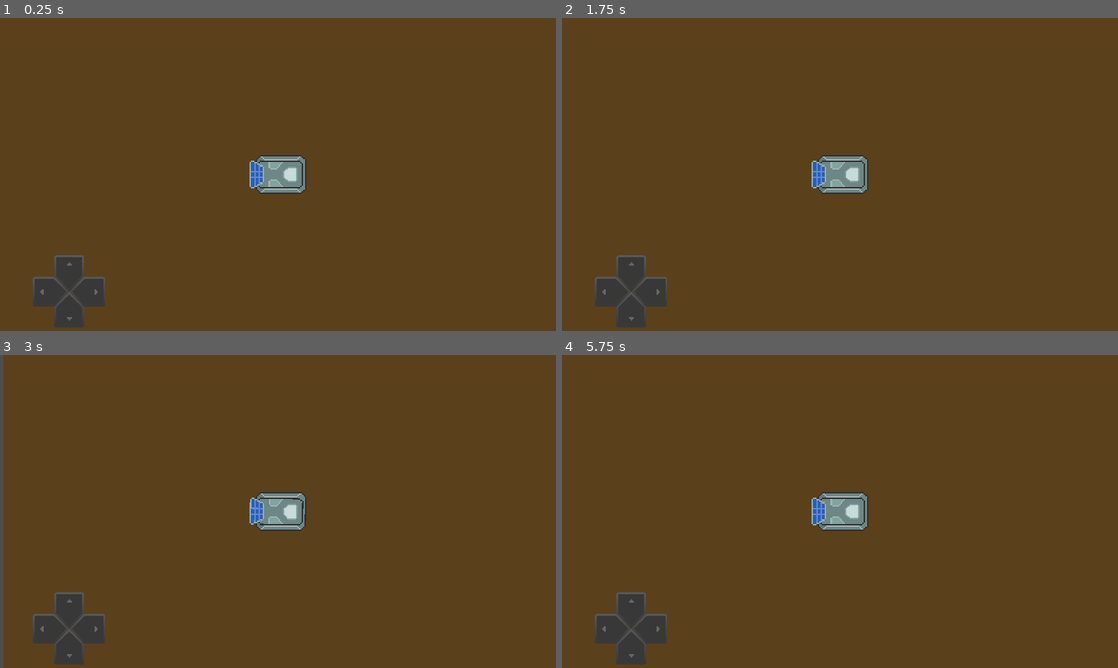
Above: before the commit, frames 1-4 (two rows, left to right).
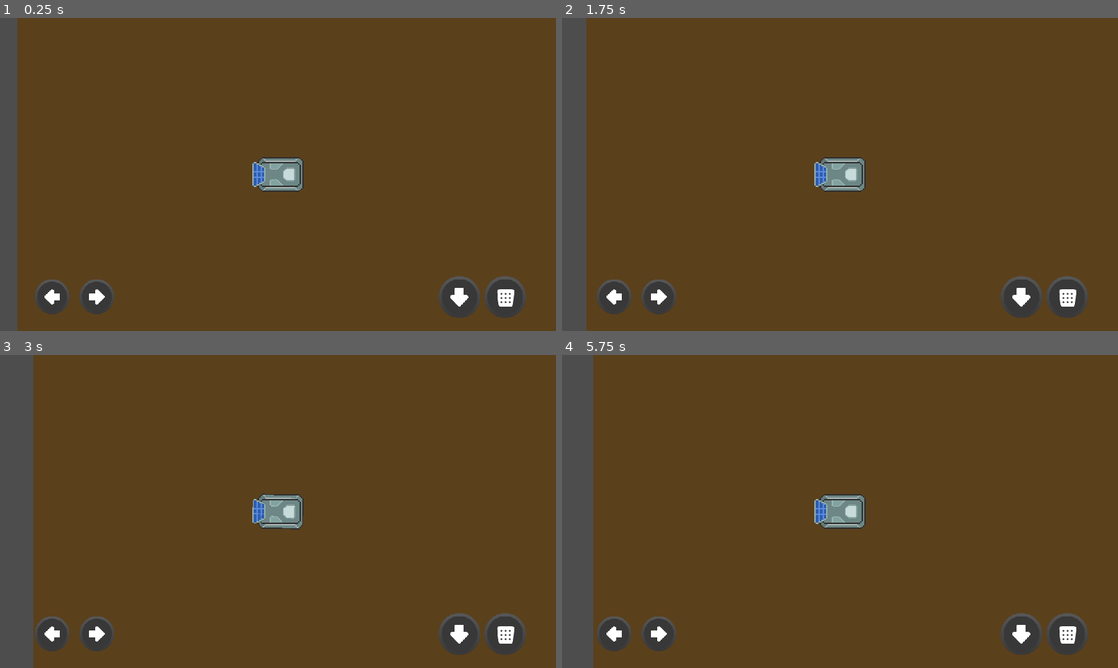
Above: after the commit, the same moments.

Repository: SHADOW-077/Beyond-Earth--The-Last-Mission
Game: Godot game, scene res://scenes/level_1.tscn
Two runs of this game, one before a commit and one after it. Both use one fixed random seed, a clock stepped at 60 frames per second and the inputs below.
Inputs:
- Up to frame 1 (0.25 s): no input
- Up to frame 2 (1.75 s): tap Enter at 0.5 s; hold D (move_right) 0.53-1.28 s; tap Space at 1.25 s; hold S (move_backward) from 1.28 s (still down)
- Up to frame 3 (3 s): release S (move_backward) at 2.03 s; hold D (move_right) 2.03-2.78 s; tap Enter at 2.75 s; hold W (move_forward) from 2.78 s (still down)
- Up to frame 4 (5.75 s): tap Space at 3.5, 5 s; release W (move_forward) at 3.53 s; hold A (move_left) 3.53-5.03 s; tap Enter at 4.25 s; hold S (move_backward) from 5.03 s (still down)

The runs differ from the first frame. In frame 1, 7.0% of the frame differs, in the area x 0-95%, y 0-100%; in frame 2, 8.2%; in frame 3, 9.2%; in frame 4, 9.5%.

Commit message:
updated touch screen controls

Diff:
--- a/project.godot
+++ b/project.godot
@@ -17,6 +17,8 @@
 
 [display]
 
+window/size/viewport_width=1280
+window/size/viewport_height=720
 window/stretch/mode="canvas_items"
 
 [input]
--- a/scenes/controls.tscn
+++ b/scenes/controls.tscn
@@ -1,27 +1,30 @@
 [gd_scene load_steps=5 format=3 uid="uid://62ctxi7u7tn6"]
 
-[ext_resource type="Texture2D" uid="uid://dcs3ibwlt7n21" path="res://assets/ui/dpad_up.png" id="1_iq0dj"]
-[ext_resource type="Texture2D" uid="uid://bi4emv1u7rp34" path="res://assets/ui/dpad_down.png" id="2_lehxj"]
-[ext_resource type="Texture2D" uid="uid://3vw1bwubca0k" path="res://assets/ui/dpad_left.png" id="3_0mqp3"]
-[ext_resource type="Texture2D" uid="uid://dor6uxhvbwp6u" path="res://assets/ui/dpad_right.png" id="4_ye04m"]
+[ext_resource type="Texture2D" uid="uid://whr5p27kmsoo" path="res://assets/ui/accelerator.png" id="1_e82yc"]
+[ext_resource type="Texture2D" uid="uid://c4fqvj3tqjlbi" path="res://assets/ui/down.png" id="2_q81bv"]
+[ext_resource type="Texture2D" uid="uid://pwqifagoppiu" path="res://assets/ui/left.png" id="3_l3d31"]
+[ext_resource type="Texture2D" uid="uid://oxs5iabm4dk3" path="res://assets/ui/right.png" id="4_brkgp"]
 
 [node name="CONTROLS" type="Node2D"]
 
 [node name="dpad_up" type="TouchScreenButton" parent="."]
-texture_normal = ExtResource("1_iq0dj")
+position = Vector2(1115, 594)
+scale = Vector2(1.2, 1.2)
+texture_normal = ExtResource("1_e82yc")
 action = "move_forward"
 
 [node name="dpad_down" type="TouchScreenButton" parent="."]
-position = Vector2(0, 75)
-texture_normal = ExtResource("2_lehxj")
+position = Vector2(1010, 594)
+scale = Vector2(1.2, 1.2)
+texture_normal = ExtResource("2_q81bv")
 action = "move_backward"
 
 [node name="dpad_left" type="TouchScreenButton" parent="."]
-position = Vector2(-45, 45)
-texture_normal = ExtResource("3_0mqp3")
+position = Vector2(80, 601)
+texture_normal = ExtResource("3_l3d31")
 action = "move_left"
 
 [node name="dpad_right" type="TouchScreenButton" parent="."]
-position = Vector2(30, 45)
-texture_normal = ExtResource("4_ye04m")
+position = Vector2(183, 601)
+texture_normal = ExtResource("4_brkgp")
 action = "move_right"
--- a/scenes/level_1.tscn
+++ b/scenes/level_1.tscn
@@ -11,9 +11,9 @@
 color = Color(0.356267, 0.251115, 0.109136, 1)
 
 [node name="rover" parent="." instance=ExtResource("1_w32c2")]
+z_index = 3
 position = Vector2(600, 360)
 
 [node name="CanvasLayer" type="CanvasLayer" parent="."]
 
 [node name="CONTROLS" parent="CanvasLayer" instance=ExtResource("2_0j2sc")]
-position = Vector2(113, 491)
--- a/scenes/rover.gd
+++ b/scenes/rover.gd
@@ -1,6 +1,6 @@
 extends CharacterBody2D
 
-@export var rover_speed = 250
+@export var rover_speed = 325
 @export var acceleration = 5
 var movement = 0
 @export var rotation_speed = 1.75
@@ -14,10 +14,10 @@
 	var direction_x = Input.get_axis("move_left","move_right")
 	if direction_x !=0 && movement !=0:
 		rotation += .6 *direction_x *delta
-	if Input.is_action_pressed("move_backward"):
+	if Input.is_action_pressed("move_forward"):
+			movement+= acceleration
+			velocity = lerp(velocity,Vector2(min(movement, rover_speed),0).rotated(rotation),0.5)
+	elif Input.is_action_pressed("move_backward"):
 		movement-= acceleration
 		velocity = lerp(velocity,Vector2(max(movement, -rover_speed/2),0).rotated(rotation),0.5)
-	elif Input.is_action_pressed("move_forward"):
-		movement+= acceleration
-		velocity = lerp(velocity,Vector2(min(movement, rover_speed),0).rotated(rotation),0.5)
 	move_and_slide()
Binary file added: assets/ui/accelerator.png
Not shown, changed: assets/ui/accelerator.png.import
Binary file added: assets/ui/down.png
Not shown, changed: assets/ui/down.png.import
Binary file removed: assets/ui/dpad_down.png
Binary file removed: assets/ui/dpad_left.png
Binary file removed: assets/ui/dpad_right.png
Binary file removed: assets/ui/dpad_up.png
Binary file added: assets/ui/left.png
Not shown, changed: assets/ui/left.png.import
Binary file added: assets/ui/right.png
Not shown, changed: assets/ui/right.png.import
